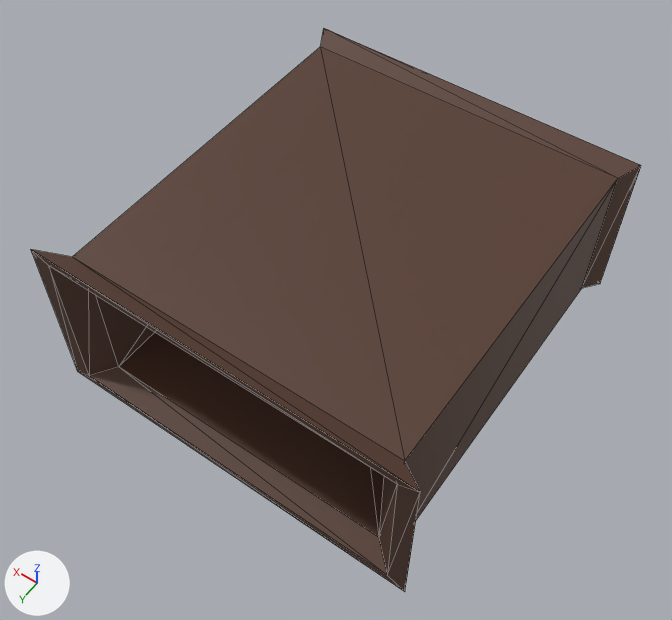
An edit to the glTF model forall/chunkconts/hills/caves/cavetunnel.gltf, drawn before and after from the same camera.
Rendered twice from a 50 mm camera at (-57.3, 83.6, 118.9) aimed at (-1.5, 5.5, -3.8). Lighting does not change. The marker at lower left points along +X, +Y and +Z. Mesh edges are drawn as thin lines. Where no turn or scale is listed for an object, it has been applied to the vertices. Vertices at the same position are counted once.
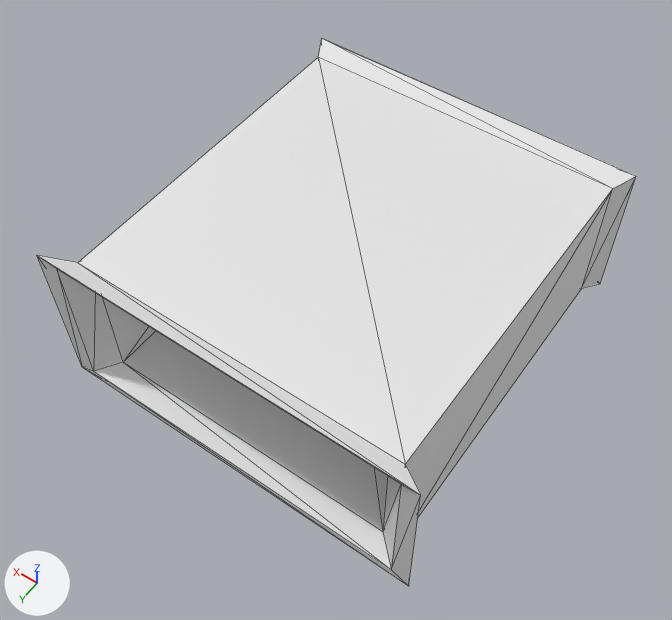
Diff of the bpy script that builds the scene:
```diff
--- a/forall/chunkconts/hills/caves/cavetunnel.gltf.py
+++ b/forall/chunkconts/hills/caves/cavetunnel.gltf.py
@@ me_plane @@
 me_plane.from_pydata(...)  # 32 vertices, 64 faces; spans x -34.0..34.0, y -3.8..66.4, z -16.0..16.0
 # used by ob_plane; location = (-1.2, -31.4, 0.0)
 # before: 2 (-29.6, 0.0, 13.9) at pixel (617, 178), 3 (29.6, 0.0, 13.9) at pixel (320, 46), 6 (26.7, 0.0, 12.6), 7 (-26.7, 0.0, 12.6), 8 (-26.7, 62.9, 12.6)
 # before: 9 (-26.7, 62.9, -12.6) at pixel (378, 537), 10 (26.7, 62.9, -12.6) at pixel (118, 366), 11 (26.7, 62.9, 12.6), 12 (-29.6, 62.9, -13.9), 13 (29.6, 62.9, -13.9)
 # before: 14 (29.6, 62.9, 13.9) at pixel (72, 256), 15 (-29.6, 62.9, 13.9) at pixel (404, 460), 16 (-30.7, 66.4, 14.5) at pixel (397, 484), 17 (-30.7, 66.4, -14.5) at pixel (387, 575), 18 (30.7, 66.4, -14.5) at pixel (89, 375)
 # before: 19 (30.7, 66.4, 14.5) at pixel (48, 265), 20 (-34.0, 66.4, -16.0) at pixel (404, 591), 21 (34.0, 66.4, -16.0) at pixel (77, 371), 22 (34.0, 66.4, 16.0) at pixel (30, 249), 23 (-34.0, 66.4, 16.0) at pixel (420, 492)
 # before: 24 (-29.7, -3.8, 14.0), 27 (29.7, -3.8, 14.0), 30 (31.6, -3.8, 14.9) at pixel (323, 28), 31 (-31.6, -3.8, 14.9) at pixel (641, 165)
-me_plane.materials.append(mat_material_001)  # picture img_greentodirt_png
+# me_plane part 1
+for i in [9, 10, 12, 13, 17, 18, 20, 21]: me_plane.vertices[i].co += Vector((0.0, -1.1, 0.0))
+for i in [8, 11, 16, 19]: me_plane.vertices[i].co += Vector((0.0, -1.1, -1.7))
+for i in [6, 7, 24, 27]: me_plane.vertices[i].co += Vector((0.0, 0.0, -1.7))
+for i in [14, 15, 22, 23]: me_plane.vertices[i].co += Vector((0.2, -0.7, -2.1))
+for i in [2, 3, 30, 31]: me_plane.vertices[i].co += Vector((0.2, 0.4, -2.1))
```

Boxes (x1, y1, x2, y2) around the edits, measured in the pictures (672 x 620 px):
'Plane', recoloured, reshaped (brown to grey)
    before: (31, 28, 641, 592)
    after: (37, 39, 636, 586)
